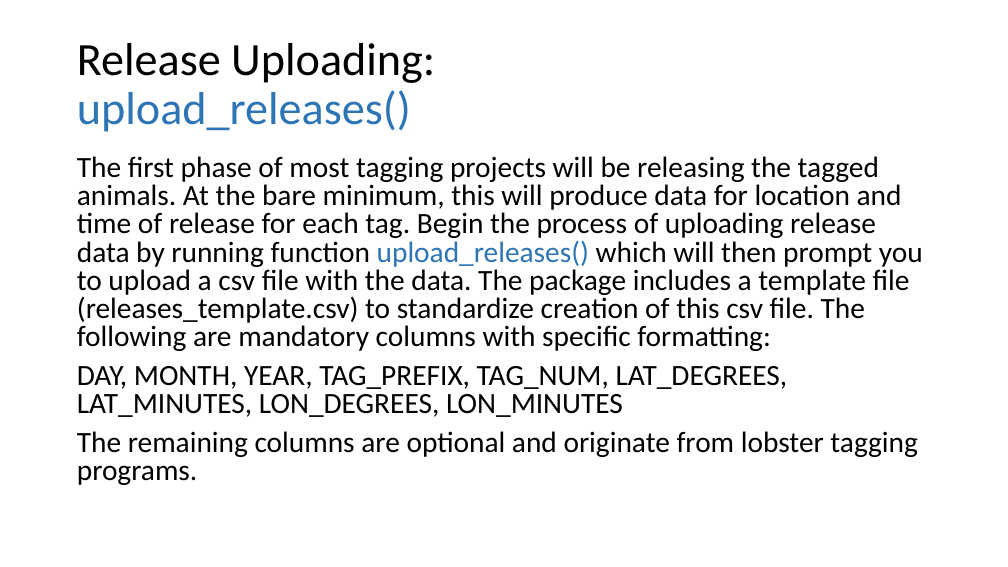
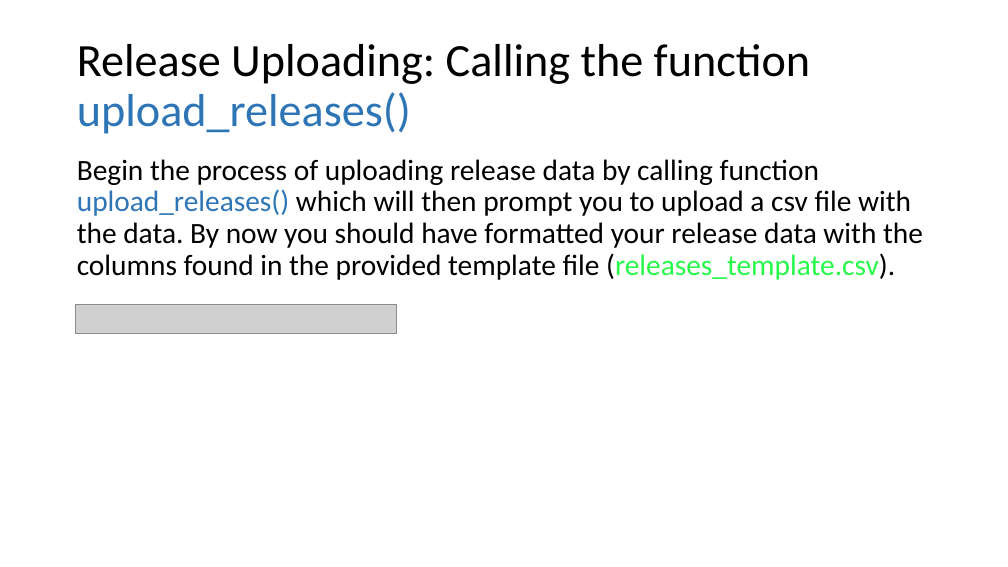
Before and after one commit to LobsterScience/LobTag2, a slide deck: slide 16 of data/user_guide.pptx (slide 10 before the commit). Drawn at 1008x567 pixels with LibreOffice and Linux fonts; fonts in the diff are those of the drawing; grey boxes stand for pictures. Boxes give left, top, right and bottom in pixels: in the first picture for what was removed or moved away, otherwise in the second. Text is boxed around its words. In the diff, an @@ line names an element or a change of style, - is before the commit and + after.

```diff
--- a/data/user_guide.pptx
+++ b/data/user_guide.pptx
@@ title at (77, 44, 810, 134): text changed @@
-Release Uploading:
-upload_releases()
+Release Uploading: Calling the function
+upload_releases()
@@ text at (77, 159, 923, 280): text changed @@
-The first phase of most tagging projects will be releasing the tagged animals. At the bare minimum, this will produce data for location and time of release for each tag. Begin the process of uploading release data by running function upload_releases() which will then prompt you to upload a csv file with the data. The package includes a template file (releases_template.csv) to standardize creation of this csv file. The following are mandatory columns with specific formatting:
-DAY, MONTH, YEAR, TAG_PREFIX, TAG_NUM, LAT_DEGREES, LAT_MINUTES, LON_DEGREES, LON_MINUTES
-The remaining columns are optional and originate from lobster tagging programs.
+Begin the process of uploading release data by calling function upload_releases() which will then prompt you to upload a csv file with the data. By now you should have formatted your release data with the columns found in the provided template file (releases_template.csv).
@@ picture added at (75, 305, 396, 333) @@
```
Also in this commit, not shown: 18 other slides changed, 3 slides added, 2 other files.
